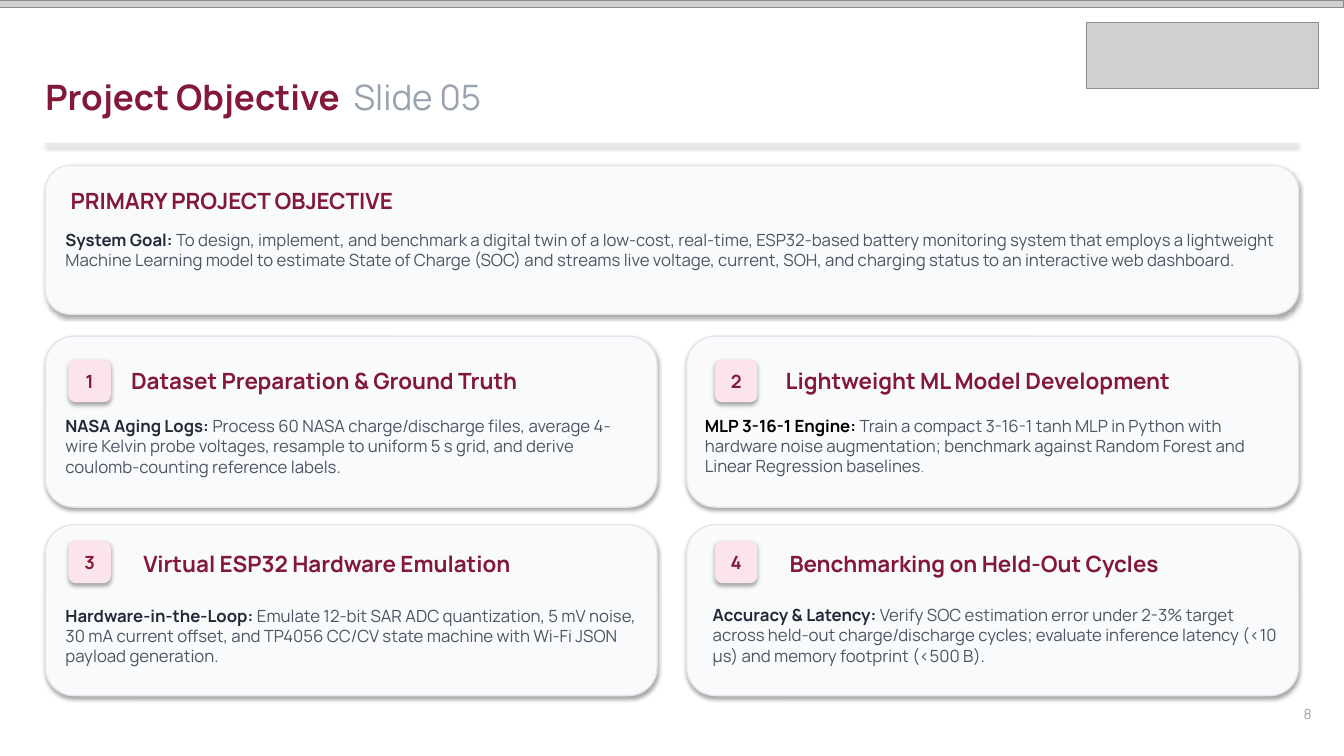
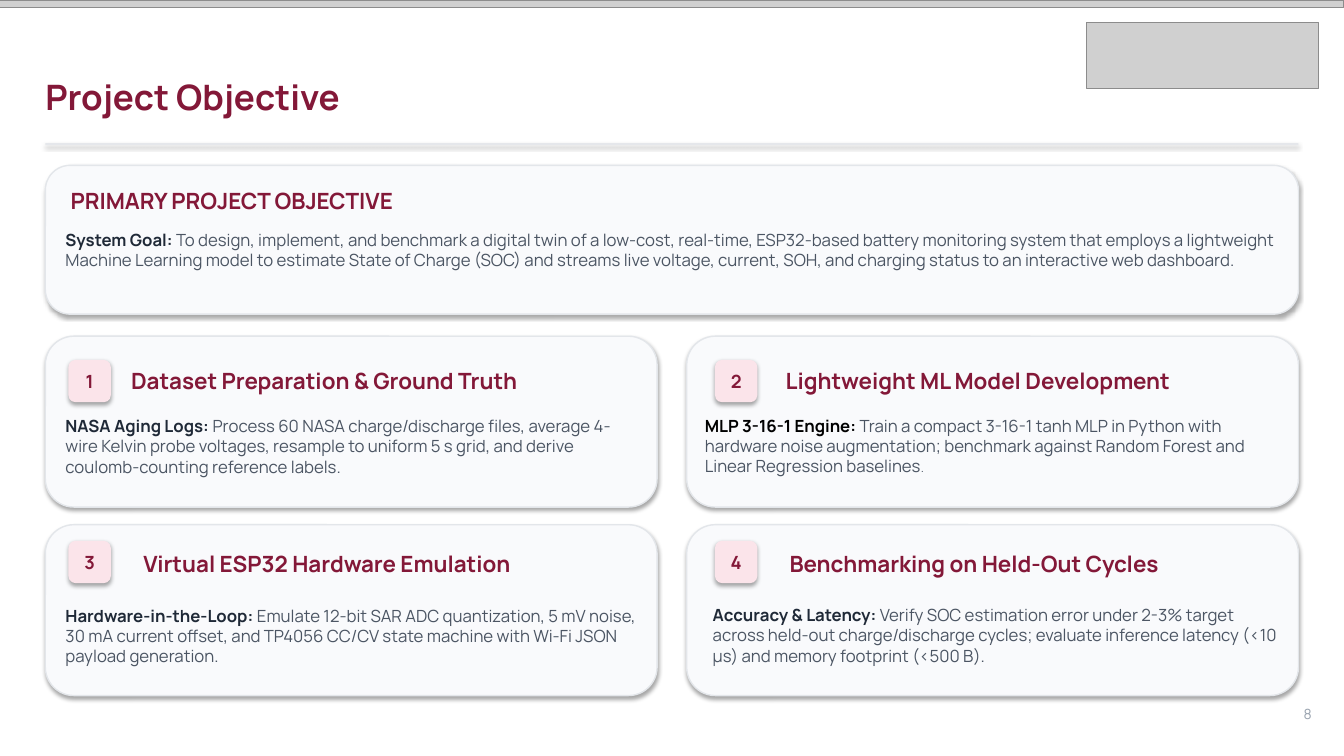
Before and after one commit to Imagiyy/Digital-Twin--ML-Based-Battery-SOC-Estimation, a slide deck: slide 8 of Amrita_SOC_Digital_Twin_Presentation_Final.pptx. Drawn at 1344x756 pixels with LibreOffice and Linux fonts; fonts in the diff are those of the drawing; grey boxes stand for pictures. Boxes give left, top, right and bottom in pixels: in the first picture for what was removed or moved away, otherwise in the second. Text is boxed around its words. In the diff, an @@ line names an element or a change of style, - is before the commit and + after.

```diff
--- a/Amrita_SOC_Digital_Twin_Presentation_Final.pptx
+++ b/Amrita_SOC_Digital_Twin_Presentation_Final.pptx
@@ text at [45,84,340,119]: text changed @@
-Project Objective Slide 05
+Project Objective
```
Also in this commit, not shown: 19 other slides changed, 3 other files.
